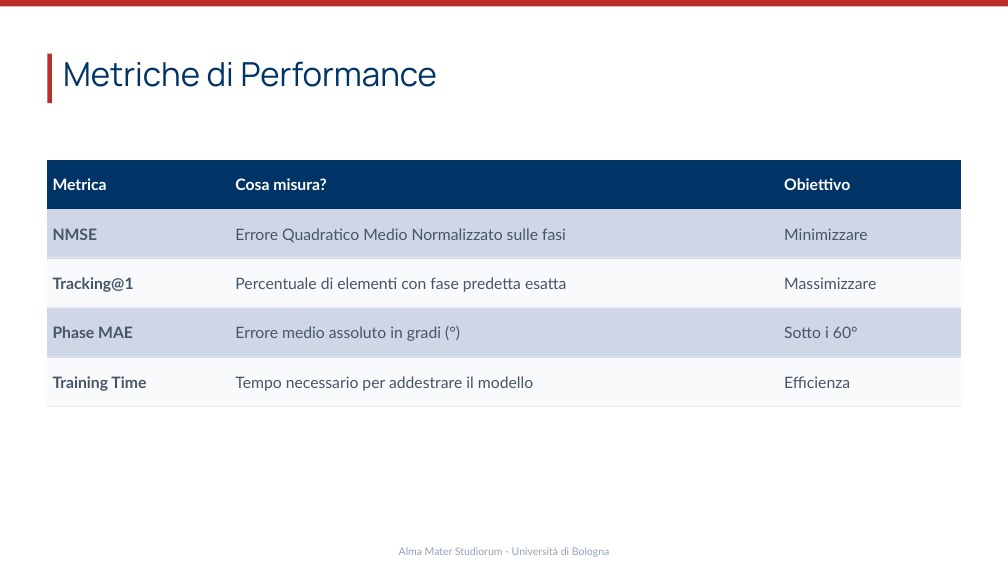
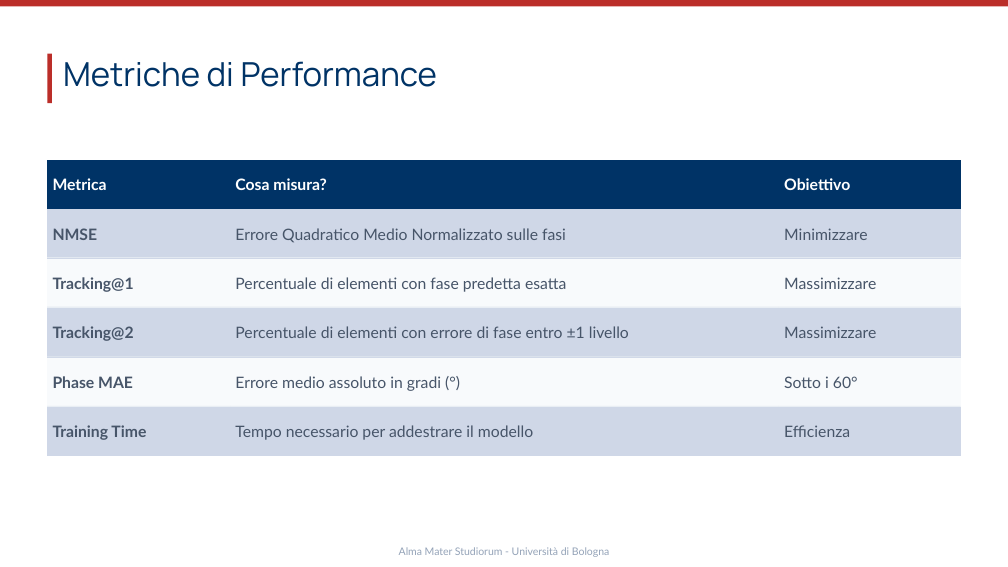
Before and after one commit to alessandrorebosio/bachelor-thesis, a slide deck: slide 9 of slides/pptx/Intelligent Reflecting Surfaces.pptx. Drawn at 1008x567 pixels with LibreOffice and Linux fonts; fonts in the diff are those of the drawing. Boxes give left, top, right and bottom in pixels: in the first picture for what was removed or moved away, otherwise in the second. Text is boxed around its words. In the diff, an @@ line names an element or a change of style, - is before the commit and + after.

Commit message:
updated slides

```diff
--- a/slides/pptx/Intelligent Reflecting Surfaces.pptx
+++ b/slides/pptx/Intelligent Reflecting Surfaces.pptx
@@ table at [47,160,960,444] @@
+row 4: Tracking@2 | Percentuale di elementi con errore di fase entro ±1 livello | Massimizzare
```
Also in this commit, not shown: 2 other files.
